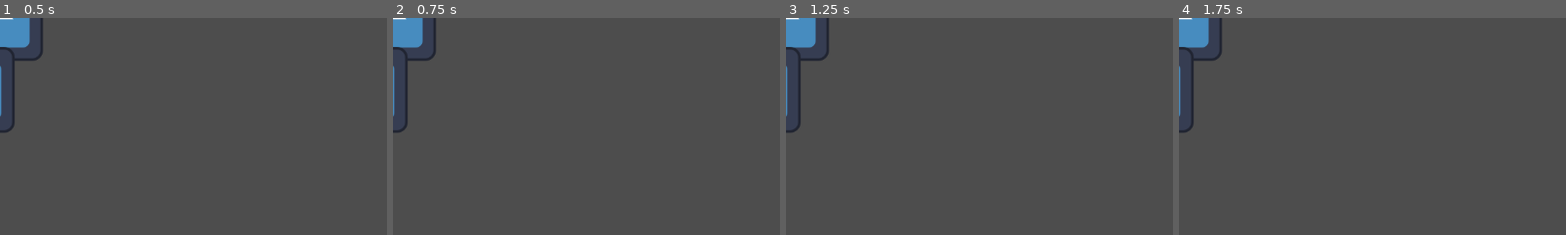
Above: before the commit, frames 1-4 (left to right).
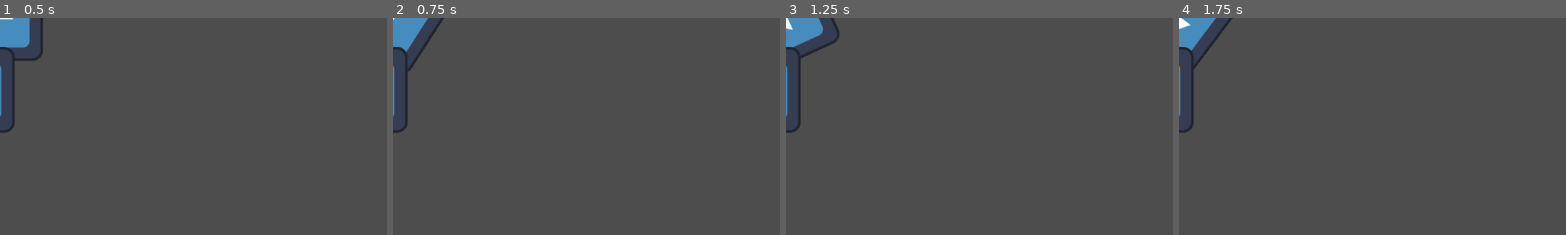
Above: after the commit, the same moments.

Repository: cbcerquiaga/Sandals-of-Blood
Game: Godot game, scene res://match_scene.tscn
Same seed, same stepped clock (60 frames per second), same inputs: the game is played once before the commit and once after it. The engine's default icon, where the game draws it, is replaced by a stand-in: a white triangle on a blue panel in a dark square.
Inputs:
- Up to frame 1 (0.5 s): no input
- Up to frame 2 (0.75 s): tap Enter at 0.5 s; hold Right from 0.53 s (still down)
- Up to frame 3 (1.25 s): keep holding Right; tap Space at 0.77 s
- Up to frame 4 (1.75 s): tap Space at 1.25, 1.52 s; release Right at 1.28 s; hold Left from 1.28 s (still down)
The pictures show only the part of the screen within x 0-50%, y 0-50%; the shares and areas given below are measured in that part.

Frame 1 is identical in both runs. In frame 2, 0.6% of the frame differs, in the area x 0-14%, y 0-25%; in frame 3, 0.8%, in the area x 0-14%, y 0-20%; in frame 4, 0.7%.
Error after the commit: Invalid operands 'Vector2' and 'int' in operator '+'. (res://Match_Pitcher.gd:30)

Commit message:
Got variable delivery working
Got to do it from the parent down, not the child up

Diff:
--- a/MatchManager.gd
+++ b/MatchManager.gd
@@ -14,6 +14,12 @@
 var ballPitched: bool
 var ball_state: String
 
+
+#positions
+var pitcher
+var catcher
+var batter
+
 signal Human_Pitching
 signal Ball_Pitched
 
@@ -25,6 +31,7 @@
 	matchPhase = "Pitching"
 	pitchCount = 0
 
+	pitcher = $Pitcher
 	pass # Replace with function body.
 
 
@@ -32,6 +39,8 @@
 # Called every frame. 'delta' is the elapsed time since the previous frame.
 func _process(delta: float) -> void:
 	if (matchPhase == "Pitching" && ((isHomePitching && isHomeHuman) or (!isHomePitching && !isHomeHuman))):
+		#print("I'm going to tell you whose turn it is")
 		isHumanPitching = true
 		Human_Pitching.emit(true)
+		pitcher.isHumanPitching = true #this is the one actually doing the work
 	pass
--- a/Match_Pitcher.gd
+++ b/Match_Pitcher.gd
@@ -17,10 +17,12 @@
 	pass # Replace with function body.
 
 func _on_Human_Pitching(value):
+	print("Whose turn is it?")
 	isHumanPitching = value
 
 func _input(ev):
 	if (isHumanPitching):
+		print("It's my turn!")
 		if	Input.is_key_pressed(KEY_LEFT) && !Input.is_key_pressed(KEY_RIGHT):
 			if (pitch_state == 0):
 				rotation += rotationSpeed
--- a/match_scene.tscn
+++ b/match_scene.tscn
@@ -12,6 +12,8 @@
 
 [node name="Sprite2D" type="Sprite2D" parent="Pitcher"]
 texture = ExtResource("1_hihoq")
+
+[node name="CollisionPolygon2D" type="CollisionPolygon2D" parent="Pitcher"]
 
 [node name="Catcher" type="CharacterBody2D" parent="."]
 
